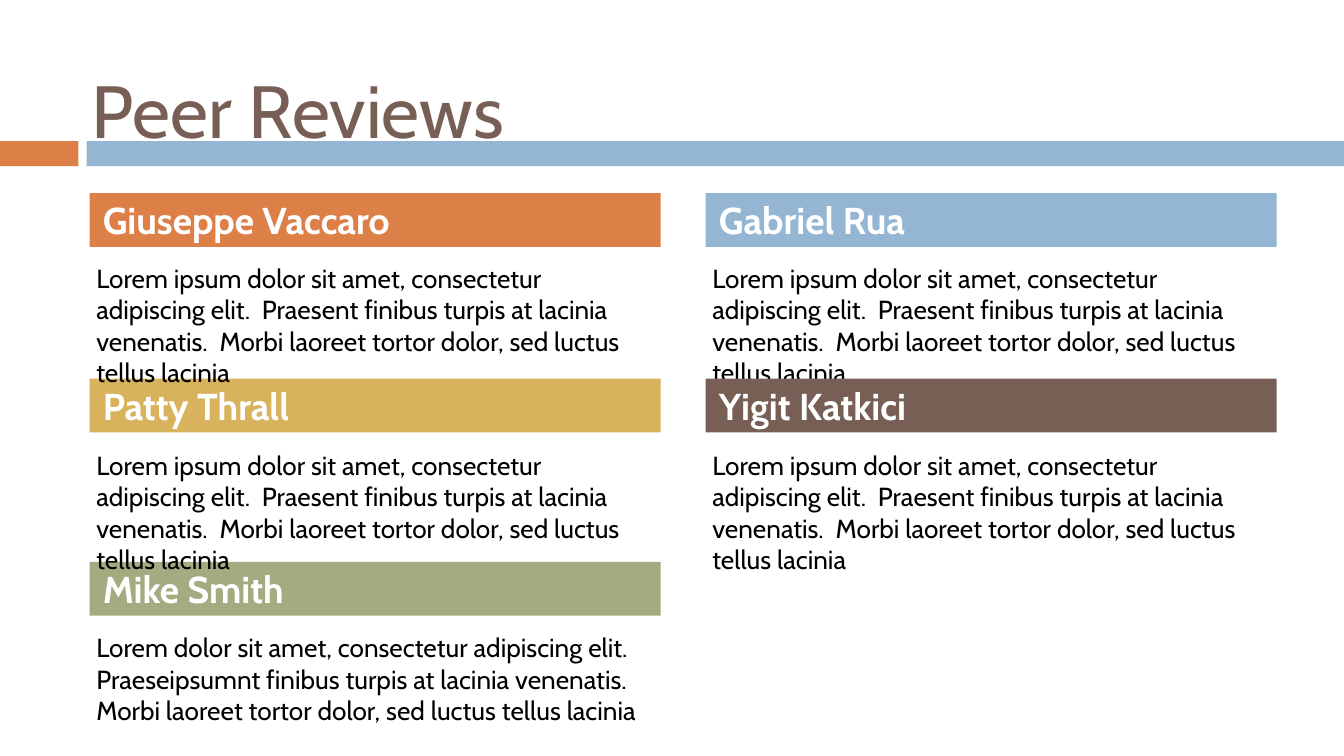
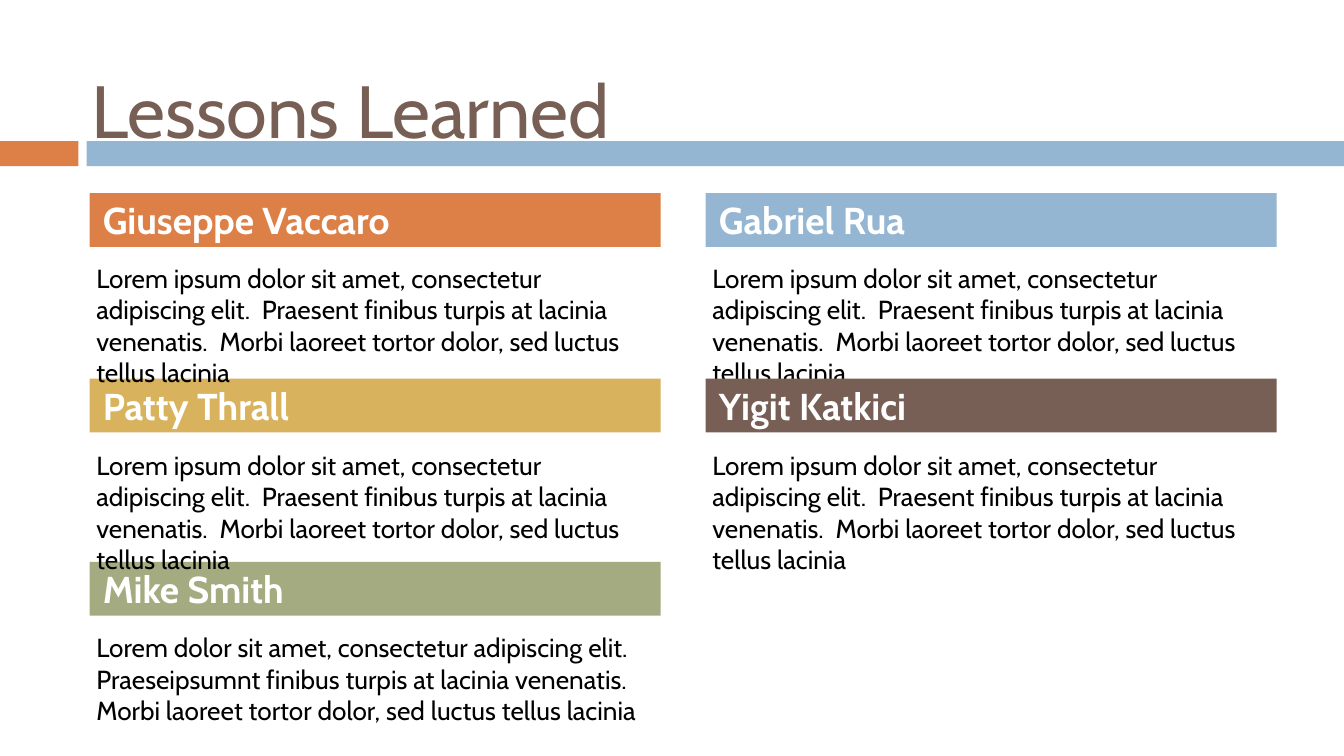
Before and after one commit to gvaccaro21/CS633---Term-Project, a slide deck: slide 43 of Final Presenation/CS_633_Zac3_term_project_report_FINAL_draft.pptx. Drawn at 1344x756 pixels with LibreOffice and Linux fonts; fonts in the diff are those of the drawing; background and template pictures are left out. Boxes give left, top, right and bottom in pixels: in the first picture for what was removed or moved away, otherwise in the second. Text is boxed around its words. In the diff, an @@ line names an element or a change of style, - is before the commit and + after.

```diff
--- a/Final Presenation/CS_633_Zac3_term_project_report_FINAL_draft.pptx
+++ b/Final Presenation/CS_633_Zac3_term_project_report_FINAL_draft.pptx
@@ title at (92, 82, 609, 154): text changed @@
-Peer Reviews
+Lessons Learned
```
Also in this commit, not shown: 1 other slide changed.
